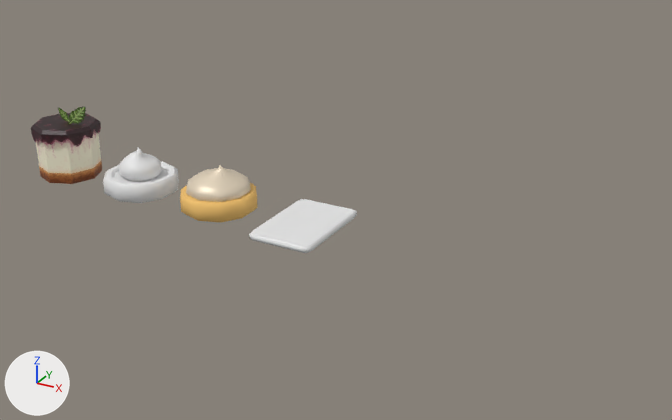
Before and after pictures for a commit that changed the Blender file Blender/B_Platforms.blend.
Camera for both pictures: a 50 mm lens placed at (21.69, -21.16, 11.36), pointed at (9.86, 0.36, 0.6). Every picture has the same lights, and +X, +Y and +Z are marked at lower left. The first picture is the older version.

In view in the first picture: 'CheeseCake', 'Circle', 'Circle.001', 'Koekje'.
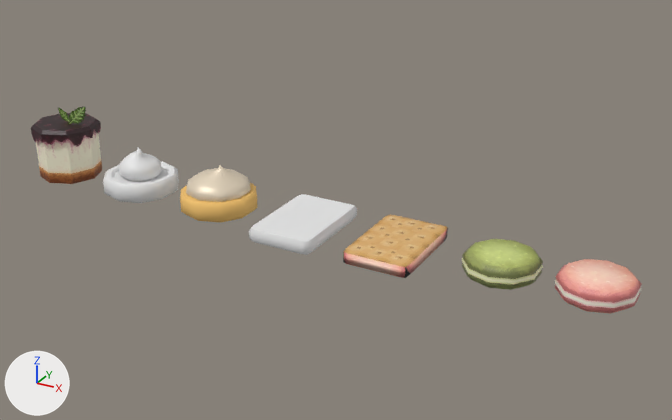
Edits to the bpy script that builds the scene:
```text
Add img_cookieplatforms_png:
    img_cookieplatforms_png = load_image('CookiePlatforms.png', 'Textures/CookiePlatforms.png', 128, 128, 'sRGB')
Add mat_cookieplatforms_mat:
    mat_cookieplatforms_mat = principled_material('CookiePlatforms_mat')
    mat_cookieplatforms_mat.texture = img_cookieplatforms_png
Add me_circle_004:
    me_circle_004.from_pydata(...)  # 72 vertices, 80 faces; spans x -1.15..1.15, y -1.21..1.21, z -0.3..0.3
    me_circle_004.polygons.foreach_set('use_smooth', [True] * 80)
    me_circle_004.materials.append(mat_cookieplatforms_mat)  # picture img_cookieplatforms_png
Add me_circle_002:
    me_circle_002.from_pydata(...)  # 72 vertices, 80 faces; spans x -1.15..1.15, y -1.21..1.21, z -0.3..0.3
    me_circle_002.polygons.foreach_set('use_smooth', [True] * 80)
    me_circle_002.materials.append(mat_cookieplatforms_mat)  # picture img_cookieplatforms_png
Add me_cube_002:
    me_cube_002.from_pydata(...)  # 32 vertices, 38 faces; spans x -0.95..0.95, y -0.96..0.96, z -1.33..1.33
    me_cube_002.polygons.foreach_set('use_smooth', [True] * 38)
    me_cube_002.materials.append(mat_cookieplatforms_mat)  # picture img_cookieplatforms_png
Change ob_koekje:
    ob_koekje.location: (9.0, 0.0, 0.1) -> (9.0, 0.0, 0.15)
    ob_koekje.scale: (1.0, 1.5, 0.1) -> (1.0, 1.5, 0.15)
Add ob_macaron2:
    ob_macaron2 = bpy.data.objects.new('Macaron2', me_circle_004)
    ob_macaron2.location = (17.5, 0.0, 0.3)
    ob_macaron2.scale = (0.868, 0.868, 1.0)
Add ob_macaron1:
    ob_macaron1 = bpy.data.objects.new('Macaron1', me_circle_002)
    ob_macaron1.location = (15.0, 0.0, 0.3)
    ob_macaron1.scale = (0.868, 0.868, 1.0)
Add ob_koekje_001:
    ob_koekje_001 = bpy.data.objects.new('Koekje.001', me_cube_002)
    ob_koekje_001.location = (11.97, 0.0, 0.15)
    ob_koekje_001.scale = (1.0, 1.5, 0.15)
```

Where the change shows, as pixel boxes [x1, y1, x2, y2] in the pictures (672 x 420 px):
'Koekje.001', added (beige): after [343, 215, 448, 278]
'Koekje', moved, rescaled (13% taller): before [249, 199, 357, 253]; after [249, 194, 357, 255]
'Macaron2', added (beige): after [555, 259, 642, 314]
'Macaron1', added (green): after [462, 239, 543, 290]
